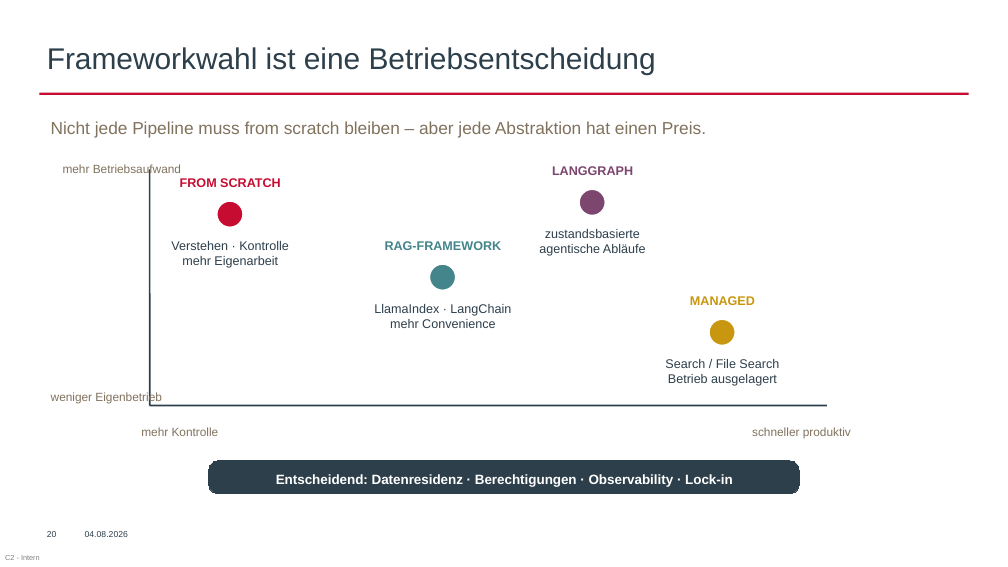
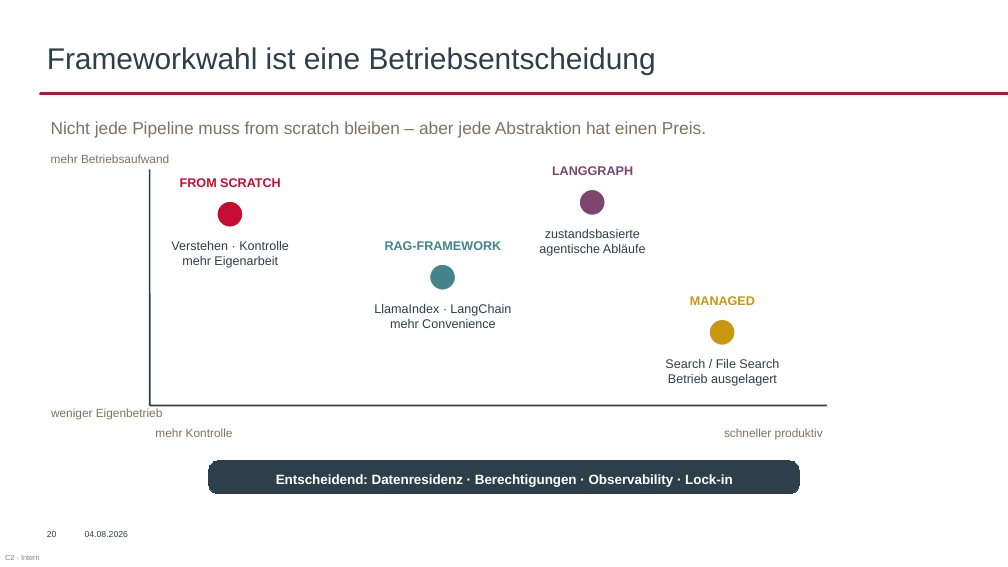
Before and after one commit to AkrosAG/RAG-Workshop, a slide deck: slide 19 of RAG_Workshop.pptx. Drawn at 1008x567 pixels with LibreOffice and Linux fonts; fonts in the diff are those of the drawing; background and template pictures are left out. Boxes give left, top, right and bottom in pixels: in the first picture for what was removed or moved away, otherwise in the second. Text is boxed around its words. In the diff, an @@ line names an element or a change of style, - is before the commit and + after.

```diff
--- a/RAG_Workshop.pptx
+++ b/RAG_Workshop.pptx
@@ rectangle removed at [0,0,1008,504] @@
@@ text "mehr Betriebsaufwand": place and size @@
-text "mehr Betriebsaufwand" at [63,164,181,175]
+text "mehr Betriebsaufwand" at [51,154,169,163]
@@ text "weniger Eigenbetrieb": place and size @@
-text "weniger Eigenbetrieb" at [51,392,162,404]
+text "weniger Eigenbetrieb" at [51,408,163,420]
@@ text "mehr Kontrolle": place and size @@
-text "mehr Kontrolle" at [141,427,219,436]
+text "mehr Kontrolle" at [155,428,233,437]
@@ text "schneller produktiv": place and size @@
-text "schneller produktiv" at [752,427,851,439]
+text "schneller produktiv" at [724,428,823,440]
```
Also in this commit, not shown: 15 other slides changed.
